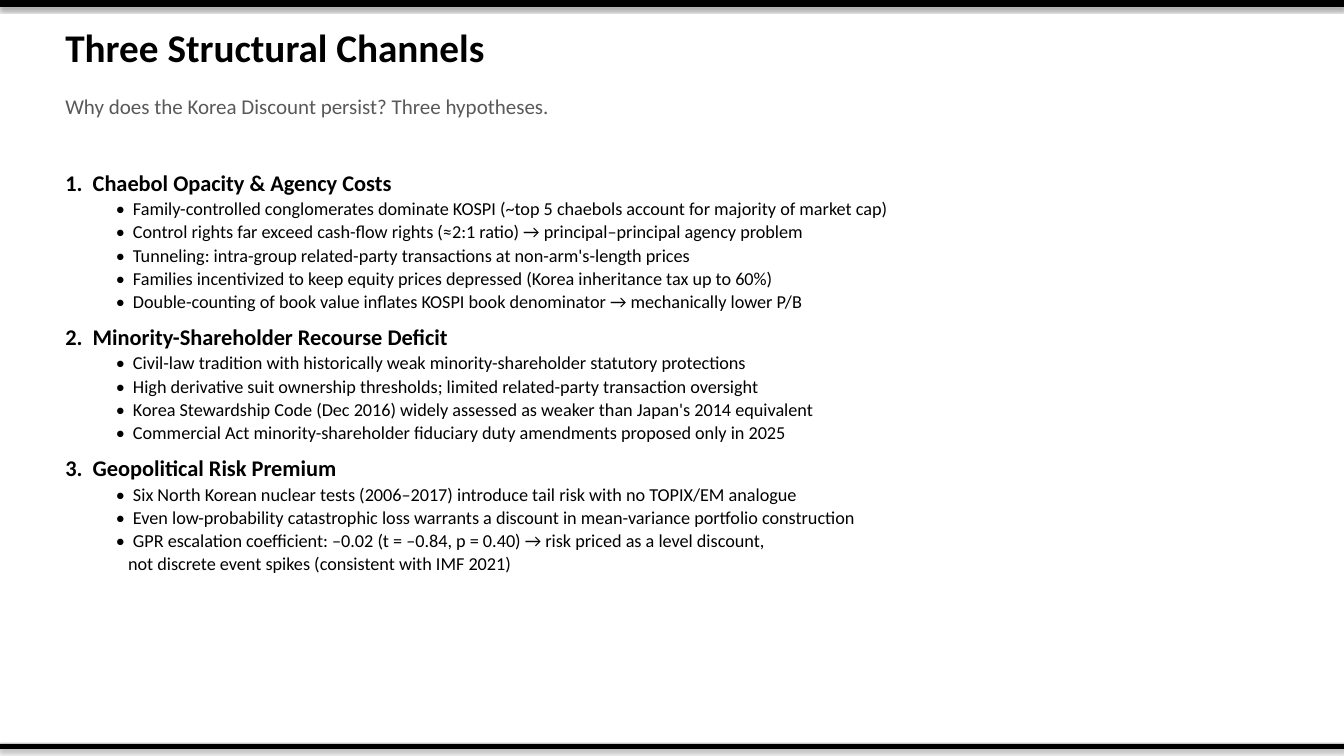
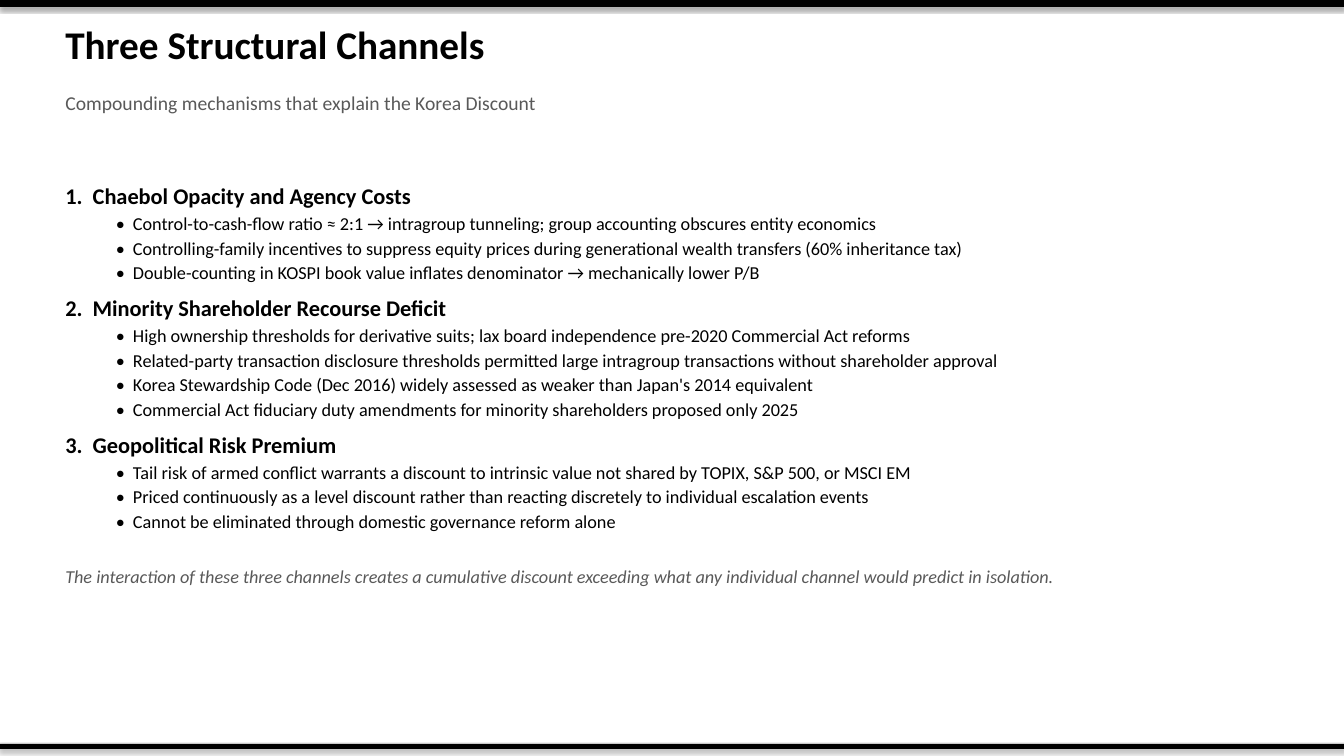
Before and after one commit to dandan002/kor-discount, a slide deck: slide 11 of output/korea_discount_slides.pptx (slide 3 before the commit). Drawn at 1344x756 pixels with LibreOffice and Linux fonts; fonts in the diff are those of the drawing. Boxes give left, top, right and bottom in pixels: in the first picture for what was removed or moved away, otherwise in the second. Text is boxed around its words. In the diff, an @@ line names an element or a change of style, - is before the commit and + after.

```diff
--- a/output/korea_discount_slides.pptx
+++ b/output/korea_discount_slides.pptx
@@ text at (x1=65, y1=96, x2=536, y2=114): text changed; size 15 to 14 pt @@
-Why does the Korea Discount persist? Three hypotheses.
+Compounding mechanisms that explain the Korea Discount
@@ text "1. Chaebol Opacity and Agency ..." moved from (x1=65, y1=175, x2=887, y2=573) to (x1=65, y1=188, x2=1053, y2=586) @@
@@ text at (x1=65, y1=188, x2=997, y2=370): text changed @@
-1. Chaebol Opacity & Agency Costs
-  • Family-controlled conglomerates dominate KOSPI (~top 5 chaebols account for majority of market cap)
-  • Control rights far exceed cash-flow rights (≈2:1 ratio) → principal–principal agency problem
-  • Tunneling: intra-group related-party transactions at non-arm's-length prices
-  • Families incentivized to keep equity prices depressed (Korea inheritance tax up to 60%)
-  • Double-counting of book value inflates KOSPI book denominator → mechanically lower P/B
-2. Minority-Shareholder Recourse Deficit
-  • Civil-law tradition with historically weak minority-shareholder statutory protections
-  • High derivative suit ownership thresholds; limited related-party transaction oversight
+1. Chaebol Opacity and Agency Costs
+  • Control-to-cash-flow ratio ≈ 2:1 → intragroup tunneling; group accounting obscures entity economics
+  • Controlling-family incentives to suppress equity prices during generational wealth transfers (60% inheritance tax)
+  • Double-counting in KOSPI book value inflates denominator → mechanically lower P/B
+2. Minority Shareholder Recourse Deficit
+  • High ownership thresholds for derivative suits; lax board independence pre-2020 Commercial Act reforms
+  • Related-party transaction disclosure thresholds permitted large intragroup transactions without shareholder approval
@@ text at (x1=133, y1=378, x2=813, y2=394): more space between paragraphs @@
@@ text at (x1=133, y1=403, x2=799, y2=419): text changed @@
-  • Commercial Act minority-shareholder fiduciary duty amendments proposed only in 2025
+  • Commercial Act fiduciary duty amendments for minority shareholders proposed only 2025
@@ text at (x1=65, y1=466, x2=1053, y2=586): text changed @@
-  • Six North Korean nuclear tests (2006–2017) introduce tail risk with no TOPIX/EM analogue
-  • Even low-probability catastrophic loss warrants a discount in mean-variance portfolio construction
-  • GPR escalation coefficient: –0.02 (t = –0.84, p = 0.40) → risk priced as a level discount,
-  not discrete event spikes (consistent with IMF 2021)
+  • Tail risk of armed conflict warrants a discount to intrinsic value not shared by TOPIX, S&P 500, or MSCI EM
+  • Priced continuously as a level discount rather than reacting discretely to individual escalation events
+  • Cannot be eliminated through domestic governance reform alone
+The interaction of these three channels creates a cumulative discount exceeding what any individual channel would predict in isolation.
```
Also in this commit, not shown: 7 other slides changed, 16 slides added, 3 slides removed, 6 other files.
